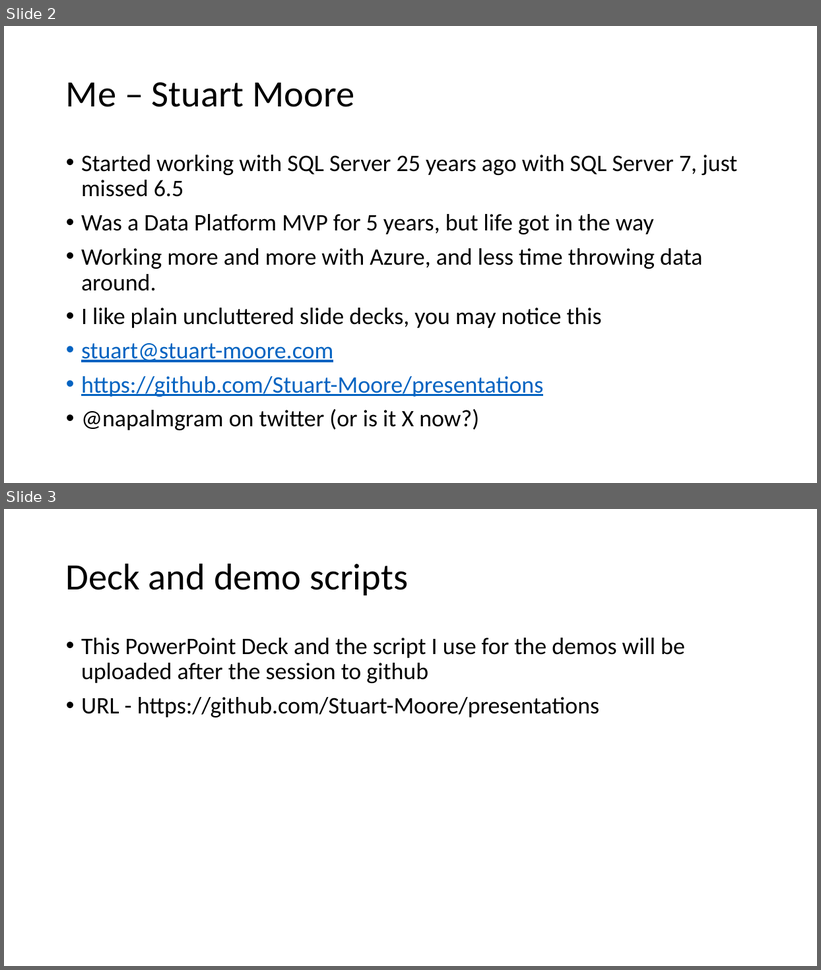
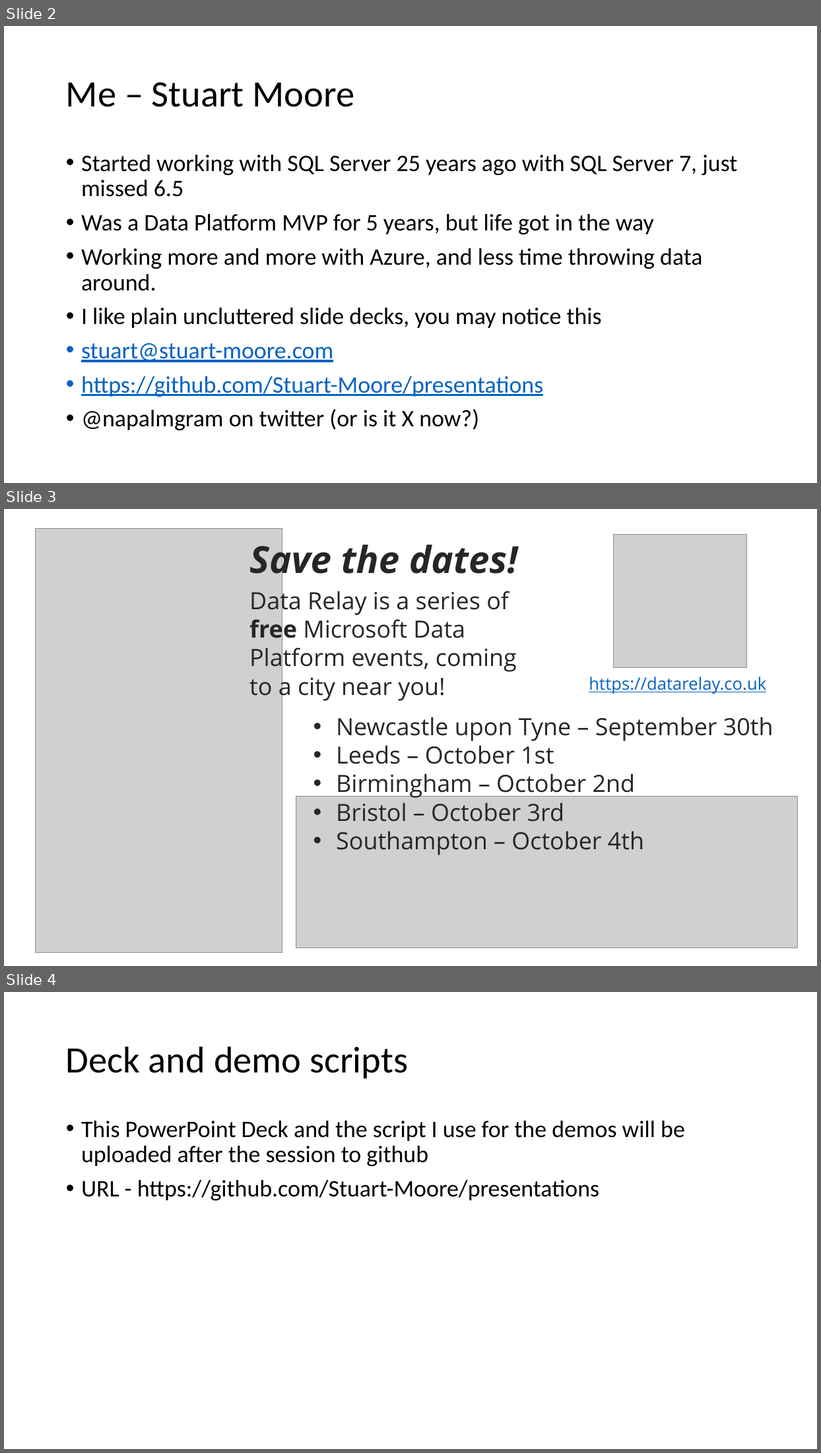
Before and after one commit to Stuart-Moore/Presentations, a slide deck: DbaFundamentalsPartitioning/Partitions.pptx. Shown one above the other, each under a label of ours: slides 2 and 3 before the commit, slides 2, 3 and 4 after it. The pictures are 821x970 and 821x1453 pixels, drawn with LibreOffice and Linux fonts; fonts in the diff are those of the drawing; grey boxes stand for pictures. Boxes give left, top, right and bottom in pixels: in the first picture for what was removed or moved away, otherwise in the second. Text is boxed around its words. In the diff, an @@ line names an element or a change of style, - is before the commit and + after.

Commit message:
changes for East midlands data group 09/05/2024

```diff
--- a/DbaFundamentalsPartitioning/Partitions.pptx
+++ b/DbaFundamentalsPartitioning/Partitions.pptx
@@ slide 3 added at (x1=4, y1=509, x2=817, y2=966), background #FFFFFF @@
@@ picture added at (x1=36, y1=529, x2=282, y2=953) @@
@@ text added at (x1=250, y1=538, x2=518, y2=583), 44 pt, text #262626, bold, italic @@
+Save the dates!
@@ picture added at (x1=614, y1=535, x2=747, y2=667) @@
@@ text added at (x1=250, y1=587, x2=517, y2=702), 28 pt, text #262626 @@
+Data Relay is a series of free Microsoft Data Platform events, coming to a city near you!
@@ text added at (x1=589, y1=677, x2=766, y2=694), 20 pt, text #0563C1, underline @@
+https://datarelay.co.uk
@@ text added at (x1=336, y1=717, x2=774, y2=855), 28 pt, text #262626 @@
+• Newcastle upon Tyne – September 30th
+• Leeds – October 1st
+• Birmingham – October 2nd
+• Bristol – October 3rd
+• Southampton – October 4th
@@ picture added at (x1=296, y1=797, x2=797, y2=949) @@
@@ what was slide 3 is now slide 4 @@
```
Also in this commit, not shown: 2 other files.
